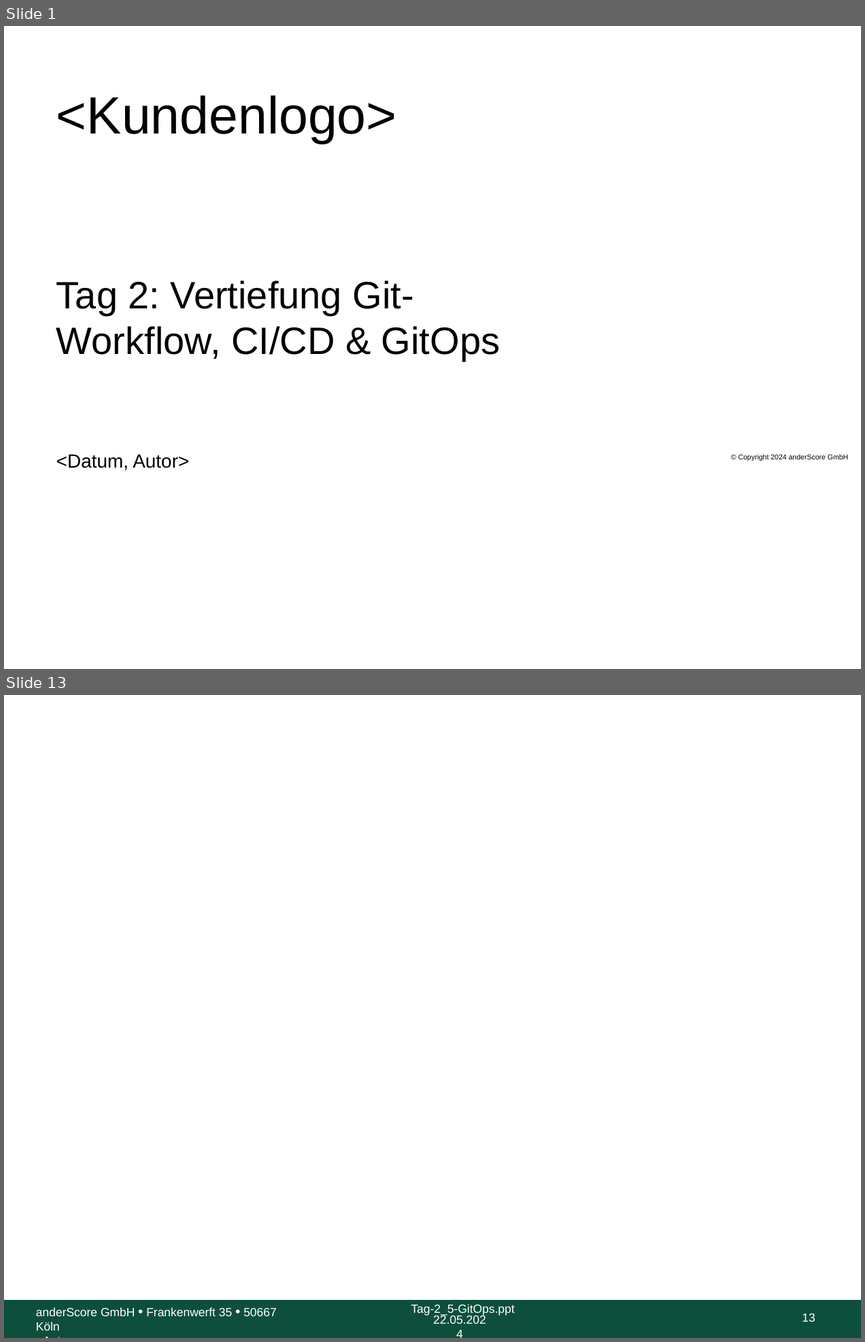
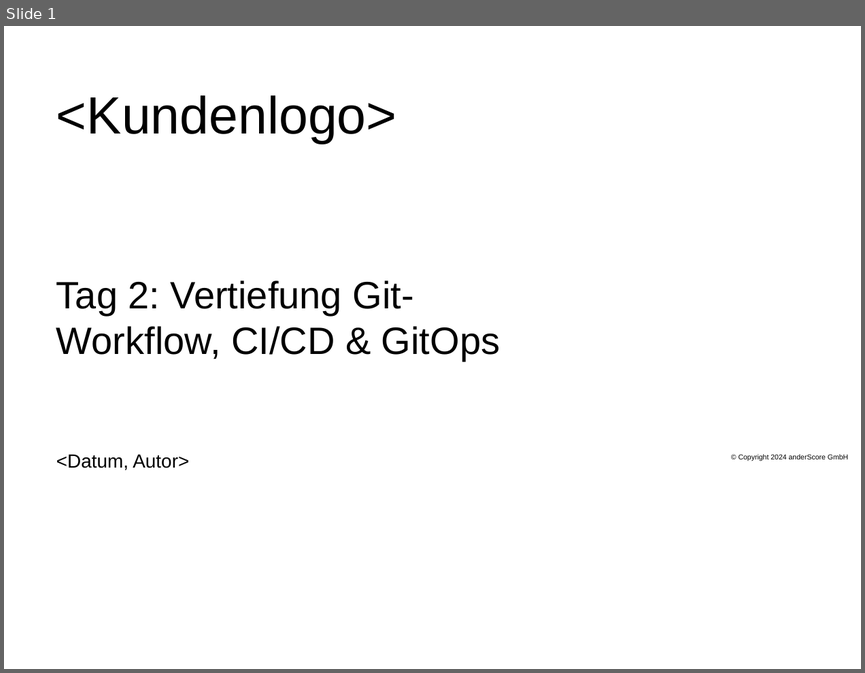
Before and after one commit to anderscore-gmbh/gitlab, a slide deck: slides/Tag-2_5-GitOps.pptx. Shown one above the other, each under a label of ours: slides 1 and 13 before the commit, slide 1 after it; the slides between them are not shown. The pictures are 865x1342 and 865x673 pixels, drawn with LibreOffice and Linux fonts; fonts in the diff are those of the drawing; background and template pictures are left out. Boxes give left, top, right and bottom in pixels: in the first picture for what was removed or moved away, otherwise in the second. Text is boxed around its words. In the diff, an @@ line names an element or a change of style, - is before the commit and + after.

```diff
--- a/slides/Tag-2_5-GitOps.pptx
+++ b/slides/Tag-2_5-GitOps.pptx
@@ slide 13 removed at [4,695,861,1338], background #FFFFFF @@
@@ rectangle removed at [4,1300,861,1338] @@
@@ text removed at [411,1304,514,1316] @@
-Tag-2_5-GitOps.ppt
@@ text removed at [36,1307,277,1330] @@
-anderScore GmbH • Frankenwerft 35 • 50667 Köln
-<Autor>
@@ text removed at [433,1314,486,1323] @@
-22.05.2024
@@ page number removed at [802,1313,815,1321] @@
-13
```
Also in this commit, not shown: 10 slides changed, 2 slides added, 1 other slide removed, 1 other file.
